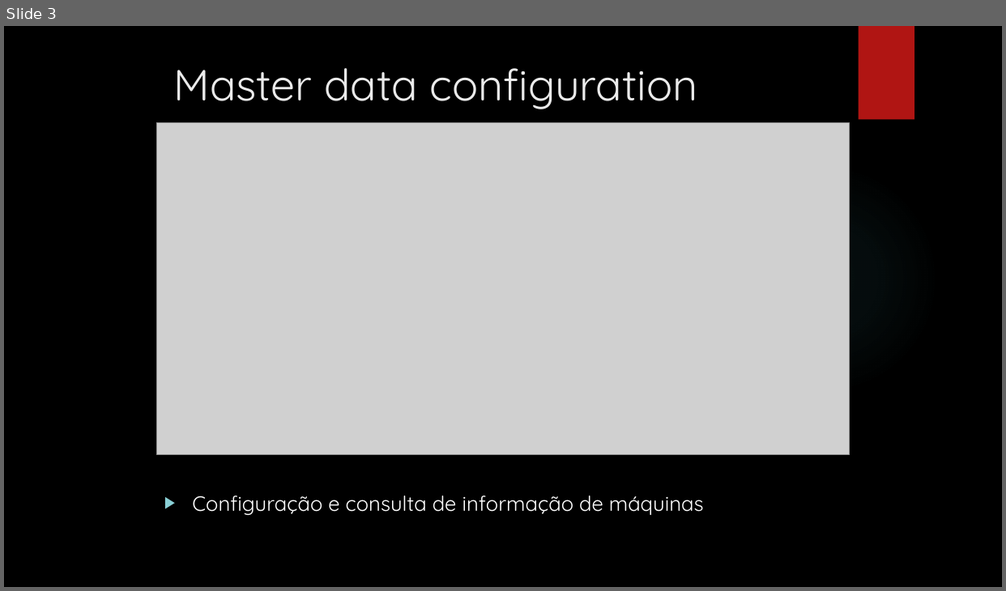
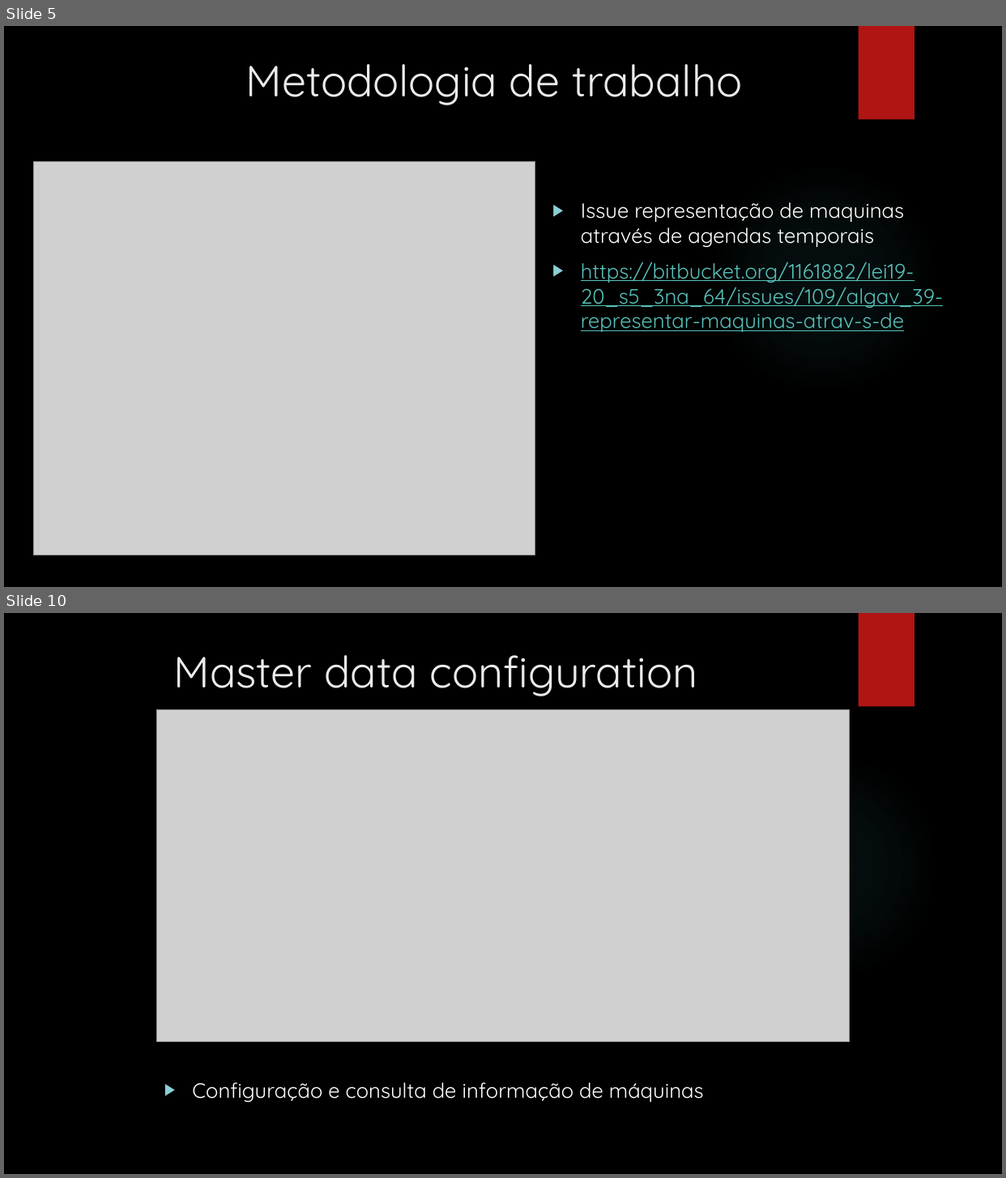
Before and after one commit to MarcoPinheiro21/MyOwnCutlery, a slide deck: Apresentacao_3NA1.pptx. Shown one above the other, each under a label of ours: slide 3 before the commit, slides 5 and 10 after it; the slides between them are not shown. The pictures are 1006x591 and 1006x1178 pixels, drawn with LibreOffice and Linux fonts; fonts in the diff are those of the drawing; grey boxes stand for pictures; background and template pictures are left out. Boxes give left, top, right and bottom in pixels: in the first picture for what was removed or moved away, otherwise in the second. Text is boxed around its words. In the diff, an @@ line names an element or a change of style, - is before the commit and + after.

Commit message:
Finalização do powerpoint de apresentação [resolve issue #136]

```diff
--- a/Apresentacao_3NA1.pptx
+++ b/Apresentacao_3NA1.pptx
@@ slide 5 added at (x1=4, y1=26, x2=1002, y2=587), background picture (left out); not listed: 2 template elements that a slide beside it also shows @@
@@ text added at (x1=246, y1=64, x2=743, y2=105), 42 pt, text #EBEBEB @@
+Metodologia de trabalho
@@ picture added at (x1=34, y1=161, x2=535, y2=555) @@
@@ text added at (x1=581, y1=203, x2=943, y2=332), 20 pt, text #58C1BA, underline @@
+▶ Issue representação de maquinas através de agendas temporais
+▶ https://bitbucket.org/1161882/lei19-20_s5_3na_64/issues/109/algav_39-representar-maquinas-atrav-s-de
@@ what was slide 3 is now slide 10 @@
```
Also in this commit, not shown: 9 other slides added, 2 slides removed.
